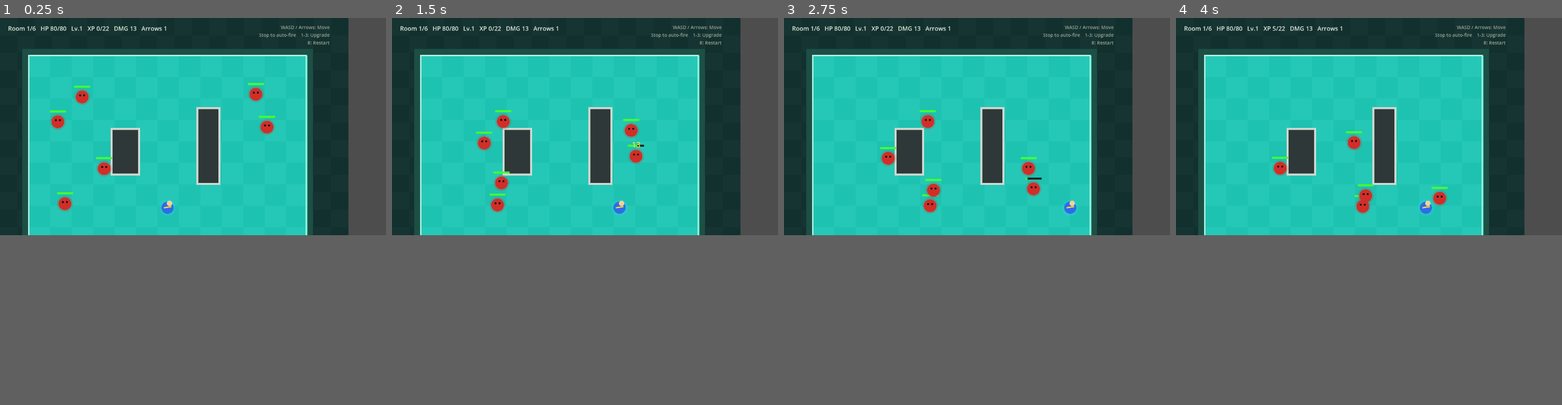
Above: before the commit, frames 1-4 (left to right).
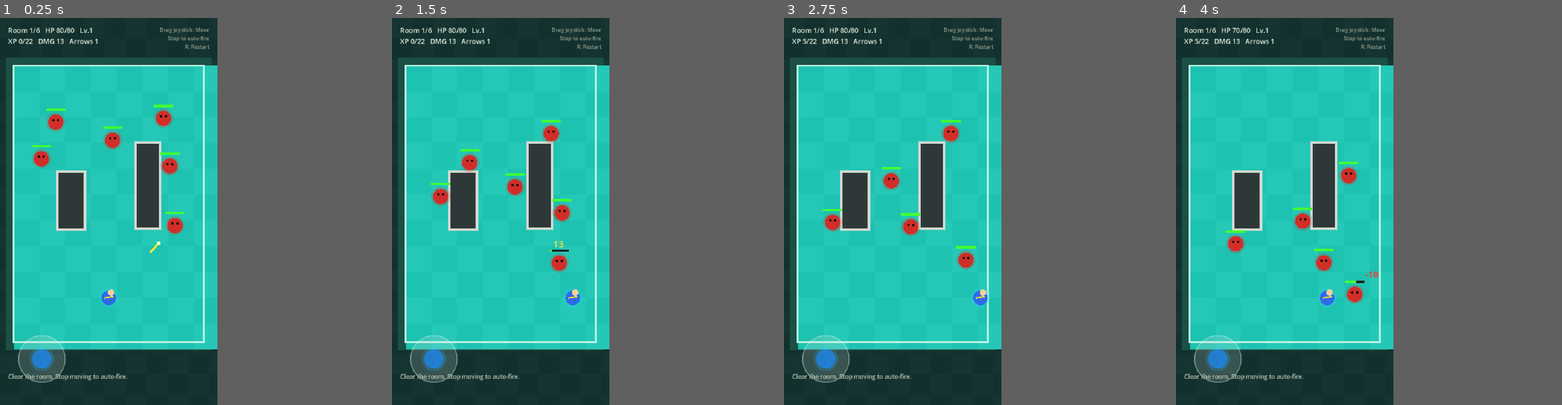
Above: after the commit, the same moments.

Repository: Stoner609/jade-bow-arrow
Game: Godot game, scene res://Main.tscn
Two runs of this game, one before a commit and one after it. Both use one fixed random seed, a clock stepped at 60 frames per second and the inputs below.
Inputs (mouse positions are in pixels of both pictures, inside the frame that each line leads up to):
- Up to frame 1 (0.25 s): no input
- Up to frame 2 (1.5 s): tap Enter at 0.5 s; move the mouse to (669, 114) at 0.52 s; hold Right (move_right) 0.53-1.25 s; tap 1 at 0.6 s; click (669, 114) at 0.67 s; drag from (507, 137) to (565, 168) at 1.27 s
- Up to frame 3 (2.75 s): move the mouse to (1015, 79) at 2.02 s; hold Right (move_right) from 2.03 s (still down); tap 3 at 2.1 s
- Up to frame 4 (4 s): release Right (move_right) at 2.75 s; drag from (1349, 168) to (1253, 95) at 2.77 s; move the mouse to (1484, 157) at 3.52 s; hold Left (move_left) from 3.53 s (still down); tap 2 at 3.6 s
The window is 799x449 before the commit and 450x800 after it. Grey fills any space a smaller window leaves; there, only what the larger window draws over its background counts as a difference.

The runs differ from the first frame. In frame 1, 41% of the frame differs, in the area x 0-91%, y 0-100%; in frame 2, 41%; in frame 3, 41%; in frame 4, 41%.

Commit message:
Convert prototype to portrait mobile layout

Diff:
--- a/Main.tscn
+++ b/Main.tscn
@@ -8,28 +8,28 @@
 [node name="CanvasLayer" type="CanvasLayer" parent="."]
 
 [node name="HUD" type="Label" parent="CanvasLayer"]
-offset_left = 24.0
+offset_left = 20.0
 offset_top = 18.0
-offset_right = 940.0
-offset_bottom = 70.0
+offset_right = 520.0
+offset_bottom = 78.0
 theme_override_colors/font_color = Color(0.88, 0.92, 0.86, 1)
-theme_override_font_sizes/font_size = 18
+theme_override_font_sizes/font_size = 17
 
 [node name="Log" type="Label" parent="CanvasLayer"]
-offset_left = 24.0
-offset_top = 724.0
-offset_right = 940.0
-offset_bottom = 790.0
+offset_left = 20.0
+offset_top = 878.0
+offset_right = 520.0
+offset_bottom = 946.0
 theme_override_colors/font_color = Color(0.76, 0.78, 0.7, 1)
 theme_override_font_sizes/font_size = 15
 autowrap_mode = 2
 
 [node name="Help" type="Label" parent="CanvasLayer"]
-offset_left = 706.0
-offset_top = 18.0
-offset_right = 984.0
-offset_bottom = 88.0
+offset_left = 280.0
+offset_top = 20.0
+offset_right = 520.0
+offset_bottom = 92.0
 theme_override_colors/font_color = Color(0.6, 0.64, 0.58, 1)
-theme_override_font_sizes/font_size = 14
-text = "WASD / Arrows: Move\nStop to auto-fire    R: Restart"
+theme_override_font_sizes/font_size = 13
+text = "Drag joystick: Move\nStop to auto-fire\nR: Restart"
 horizontal_alignment = 2
--- a/project.godot
+++ b/project.godot
@@ -14,6 +14,13 @@
 run/main_scene="res://Main.tscn"
 config/features=PackedStringArray("4.5", "Mobile")
 config/icon="res://icon.svg"
+
+[display]
+
+window/size/viewport_width=540
+window/size/viewport_height=960
+window/stretch/mode="canvas_items"
+window/stretch/aspect="expand"
 
 [input]
 
--- a/scripts/game.gd
+++ b/scripts/game.gd
@@ -1,13 +1,16 @@
 extends Node2D
 
-const VIEW_SIZE := Vector2(1000, 800)
-const ARENA := Rect2(Vector2(86, 112), Vector2(828, 568))
+const VIEW_SIZE := Vector2(540, 960)
+const ARENA := Rect2(Vector2(34, 118), Vector2(472, 686))
 const MAX_ROOMS := 6
 const PLAYER_RADIUS := 18.0
 const ENEMY_RADIUS := 19.0
 const ARROW_RADIUS := 6.0
 const PICKUP_RADIUS := 12.0
 const GATE_RADIUS := 38.0
+const JOYSTICK_CENTER := Vector2(104, 846)
+const JOYSTICK_RADIUS := 58.0
+const JOYSTICK_KNOB_RADIUS := 24.0
 
 enum Mode { PLAYING, UPGRADE, DEAD, WON }
 
@@ -45,12 +48,14 @@
 var pickups: Array = []
 var floating_texts: Array = []
 var obstacles: Array[Rect2] = []
+var touch_axis := Vector2.ZERO
+var joystick_touch_index := -1
 
 
 # 用途：初始化隨機數、說明文字，並開始一局新遊戲。
 func _ready() -> void:
 	rng.randomize()
-	help_label.text = "WASD / Arrows: Move\nStop to auto-fire    1-3: Upgrade\nR: Restart"
+	help_label.text = "Drag joystick: Move\nStop to auto-fire\nR: Restart"
 	_new_run()
 
 
@@ -76,6 +81,9 @@
 
 # 用途：處理重新開始與升級選項等不由移動軸直接處理的按鍵輸入。
 func _unhandled_input(event: InputEvent) -> void:
+	if _handle_touch_input(event):
+		return
+
 	if event.is_echo() or not event.is_pressed():
 		return
 
@@ -91,6 +99,30 @@
 				_take_upgrade(1)
 			elif event.keycode == KEY_3:
 				_take_upgrade(2)
+
+
+# 用途：處理手機觸控輸入，包括虛擬搖桿拖曳與升級卡片點選。
+func _handle_touch_input(event: InputEvent) -> bool:
+	if event is InputEventScreenTouch:
+		var touch := event as InputEventScreenTouch
+		if touch.pressed:
+			if mode == Mode.UPGRADE:
+				for i in upgrade_choices.size():
+					if _upgrade_card_rect(i).has_point(touch.position):
+						_take_upgrade(i)
+						return true
+			if touch.position.distance_to(JOYSTICK_CENTER) <= JOYSTICK_RADIUS * 1.65:
+				joystick_touch_index = touch.index
+				touch_axis = _joystick_axis(touch.position)
+				return true
+		elif touch.index == joystick_touch_index:
+			joystick_touch_index = -1
+			touch_axis = Vector2.ZERO
+			return true
+	elif event is InputEventScreenDrag and event.index == joystick_touch_index:
+		touch_axis = _joystick_axis(event.position)
+		return true
+	return false
 
 
 # 用途：依序繪製背景、房間、物件、角色、敵人、特效與覆蓋介面。
@@ -104,6 +136,7 @@
 	_draw_enemies()
 	_draw_player()
 	_draw_floating_texts()
+	_draw_touch_controls()
 	_draw_overlay()
 
 
@@ -121,7 +154,9 @@
 	pickups.clear()
 	floating_texts.clear()
 	messages.clear()
-	player.pos = ARENA.get_center() + Vector2(0, 170)
+	touch_axis = Vector2.ZERO
+	joystick_touch_index = -1
+	player.pos = _player_start_position()
 	player.hp = player.max_hp
 	player.power = 13
 	player.level = 1
@@ -159,15 +194,15 @@
 func _generate_obstacles() -> void:
 	obstacles.clear()
 	if room_index % 3 == 1:
-		obstacles.append(Rect2(ARENA.position + Vector2(244, 216), Vector2(88, 142)))
-		obstacles.append(Rect2(ARENA.position + Vector2(500, 154), Vector2(72, 232)))
+		obstacles.append(Rect2(ARENA.position + Vector2(106, 260), Vector2(74, 150)))
+		obstacles.append(Rect2(ARENA.position + Vector2(300, 188), Vector2(66, 220)))
 	elif room_index % 3 == 2:
-		obstacles.append(Rect2(ARENA.position + Vector2(190, 150), Vector2(130, 52)))
-		obstacles.append(Rect2(ARENA.position + Vector2(510, 360), Vector2(150, 52)))
-		obstacles.append(Rect2(ARENA.position + Vector2(382, 238), Vector2(70, 90)))
+		obstacles.append(Rect2(ARENA.position + Vector2(82, 160), Vector2(122, 52)))
+		obstacles.append(Rect2(ARENA.position + Vector2(258, 430), Vector2(142, 52)))
+		obstacles.append(Rect2(ARENA.position + Vector2(206, 284), Vector2(70, 96)))
 	else:
-		obstacles.append(Rect2(ARENA.position + Vector2(180, 270), Vector2(185, 48)))
-		obstacles.append(Rect2(ARENA.position + Vector2(468, 270), Vector2(185, 48)))
+		obstacles.append(Rect2(ARENA.position + Vector2(78, 314), Vector2(136, 48)))
+		obstacles.append(Rect2(ARENA.position + Vector2(258, 314), Vector2(136, 48)))
 
 
 # 用途：依敵人類型建立敵人的生命、速度、傷害與初始位置。
@@ -200,16 +235,18 @@
 	for attempt in 120:
 		var pos := Vector2(
 			rng.randf_range(ARENA.position.x + 48, ARENA.end.x - 48),
-			rng.randf_range(ARENA.position.y + 42, ARENA.end.y - 90)
+			rng.randf_range(ARENA.position.y + 44, ARENA.end.y - 130)
 		)
-		if pos.distance_to(player.pos) > 230.0 and not _point_in_obstacle(pos, ENEMY_RADIUS):
+		if pos.distance_to(player.pos) > 260.0 and not _point_in_obstacle(pos, ENEMY_RADIUS):
 			return pos
-	return ARENA.get_center() + Vector2(rng.randf_range(-250, 250), rng.randf_range(-150, 40))
+	return ARENA.get_center() + Vector2(rng.randf_range(-170, 170), rng.randf_range(-250, -80))
 
 
 # 用途：更新玩家移動、停止時自動射擊，以及進入清場傳送門的判定。
 func _update_player(delta: float) -> void:
 	var direction := Input.get_vector("move_left", "move_right", "move_up", "move_down")
+	if touch_axis.length() > direction.length():
+		direction = touch_axis
 	if direction.length() > 0.05:
 		player.pos += direction.normalized() * float(player.speed) * delta
 		player.pos = _clamp_to_arena(player.pos, PLAYER_RADIUS)
@@ -441,7 +478,7 @@
 		return
 	room_index += 1
 	player.hp = min(int(player.max_hp), int(player.hp) + 10)
-	player.pos = ARENA.get_center() + Vector2(0, 170)
+	player.pos = _player_start_position()
 	_spawn_room()
 	_log("Room %d/%d. Keep moving between shots." % [room_index, MAX_ROOMS])
 
@@ -514,7 +551,25 @@
 
 # 用途：取得清場後傳送門應該出現的位置。
 func _gate_position() -> Vector2:
-	return Vector2(ARENA.get_center().x, ARENA.position.y + 20)
+	return Vector2(ARENA.get_center().x, ARENA.position.y + 26)
+
+
+# 用途：取得每個房間開始時玩家的直式版起點位置。
+func _player_start_position() -> Vector2:
+	return ARENA.get_center() + Vector2(0, ARENA.size.y * 0.34)
+
+
+# 用途：將觸控位置轉換成虛擬搖桿的方向向量。
+func _joystick_axis(touch_position: Vector2) -> Vector2:
+	var offset := touch_position - JOYSTICK_CENTER
+	if offset.length() <= 4.0:
+		return Vector2.ZERO
+	return offset.limit_length(JOYSTICK_RADIUS) / JOYSTICK_RADIUS
+
+
+# 用途：取得直式升級選單中指定卡片的位置與大小。
+func _upgrade_card_rect(index: int) -> Rect2:
+	return Rect2(Vector2(54, 292 + index * 136), Vector2(432, 112))
 
 
 # 用途：計算玩家目前等級升到下一級所需的經驗值。
@@ -534,7 +589,7 @@
 # 用途：更新 HUD、訊息紀錄文字，並要求畫面重新繪製。
 func _refresh() -> void:
 	var xp_needed: int = _xp_needed()
-	hud.text = "Room %d/%d   HP %d/%d   Lv.%d   XP %d/%d   DMG %d   Arrows %d" % [
+	hud.text = "Room %d/%d   HP %d/%d   Lv.%d\nXP %d/%d   DMG %d   Arrows %d" % [
 		room_index,
 		MAX_ROOMS,
 		player.hp,
@@ -643,6 +698,17 @@
 		draw_circle(player.pos, PLAYER_RADIUS + 13.0, Color(1.0, 0.1, 0.06, 0.28))
 
 
+# 用途：繪製手機直式版左下角虛擬搖桿。
+func _draw_touch_controls() -> void:
+	if mode != Mode.PLAYING:
+		return
+	var knob_position := JOYSTICK_CENTER + touch_axis.limit_length(1.0) * JOYSTICK_RADIUS
+	draw_circle(JOYSTICK_CENTER, JOYSTICK_RADIUS, Color(0.85, 0.9, 0.88, 0.18))
+	draw_arc(JOYSTICK_CENTER, JOYSTICK_RADIUS, 0.0, TAU, 48, Color(0.8, 0.95, 0.92, 0.38), 3.0)
+	draw_circle(knob_position, JOYSTICK_KNOB_RADIUS, Color(0.1, 0.48, 0.95, 0.72))
+	draw_circle(knob_position, JOYSTICK_KNOB_RADIUS + 7.0, Color(0.15, 0.75, 1.0, 0.18))
+
+
 # 用途：繪製傷害、回血等浮動數字文字。
 func _draw_floating_texts() -> void:
 	for text in floating_texts:
@@ -653,16 +719,16 @@
 func _draw_overlay() -> void:
 	if mode == Mode.UPGRADE:
 		draw_rect(Rect2(Vector2.ZERO, VIEW_SIZE), Color(0.02, 0.03, 0.04, 0.72))
-		draw_string(ThemeDB.fallback_font, Vector2(348, 228), "Choose an ability", HORIZONTAL_ALIGNMENT_LEFT, -1, 34, Color(0.95, 0.96, 0.88))
+		draw_string(ThemeDB.fallback_font, Vector2(124, 232), "Choose an ability", HORIZONTAL_ALIGNMENT_LEFT, -1, 31, Color(0.95, 0.96, 0.88))
 		for i in upgrade_choices.size():
-			var card := Rect2(Vector2(178 + i * 222, 292), Vector2(190, 158))
+			var card := _upgrade_card_rect(i)
 			draw_rect(card, Color(0.11, 0.16, 0.18))
 			draw_rect(card, Color(0.54, 0.9, 0.82), false, 3.0)
-			draw_string(ThemeDB.fallback_font, card.position + Vector2(18, 38), "%d" % (i + 1), HORIZONTAL_ALIGNMENT_LEFT, -1, 28, Color(1.0, 0.86, 0.22))
-			draw_string(ThemeDB.fallback_font, card.position + Vector2(18, 78), upgrade_choices[i].name, HORIZONTAL_ALIGNMENT_LEFT, -1, 20, Color(0.95, 0.96, 0.88))
-			draw_string(ThemeDB.fallback_font, card.position + Vector2(18, 116), upgrade_choices[i].desc, HORIZONTAL_ALIGNMENT_LEFT, -1, 15, Color(0.76, 0.82, 0.78))
+			draw_string(ThemeDB.fallback_font, card.position + Vector2(20, 42), "%d" % (i + 1), HORIZONTAL_ALIGNMENT_LEFT, -1, 27, Color(1.0, 0.86, 0.22))
+			draw_string(ThemeDB.fallback_font, card.position + Vector2(72, 42), upgrade_choices[i].name, HORIZONTAL_ALIGNMENT_LEFT, -1, 22, Color(0.95, 0.96, 0.88))
+			draw_string(ThemeDB.fallback_font, card.position + Vector2(72, 78), upgrade_choices[i].desc, HORIZONTAL_ALIGNMENT_LEFT, -1, 16, Color(0.76, 0.82, 0.78))
 	elif mode == Mode.DEAD or mode == Mode.WON:
 		draw_rect(Rect2(Vector2.ZERO, VIEW_SIZE), Color(0.02, 0.03, 0.04, 0.74))
 		var title := "Chapter cleared" if mode == Mode.WON else "Run failed"
-		draw_string(ThemeDB.fallback_font, Vector2(372, 316), title, HORIZONTAL_ALIGNMENT_LEFT, -1, 38, Color(0.95, 0.96, 0.88))
-		draw_string(ThemeDB.fallback_font, Vector2(362, 366), "Press R to start a new run.", HORIZONTAL_ALIGNMENT_LEFT, -1, 20, Color(0.76, 0.82, 0.78))
+		draw_string(ThemeDB.fallback_font, Vector2(144, 392), title, HORIZONTAL_ALIGNMENT_LEFT, -1, 36, Color(0.95, 0.96, 0.88))
+		draw_string(ThemeDB.fallback_font, Vector2(130, 442), "Press R to start a new run.", HORIZONTAL_ALIGNMENT_LEFT, -1, 19, Color(0.76, 0.82, 0.78))
Not shown, changed: README.md
